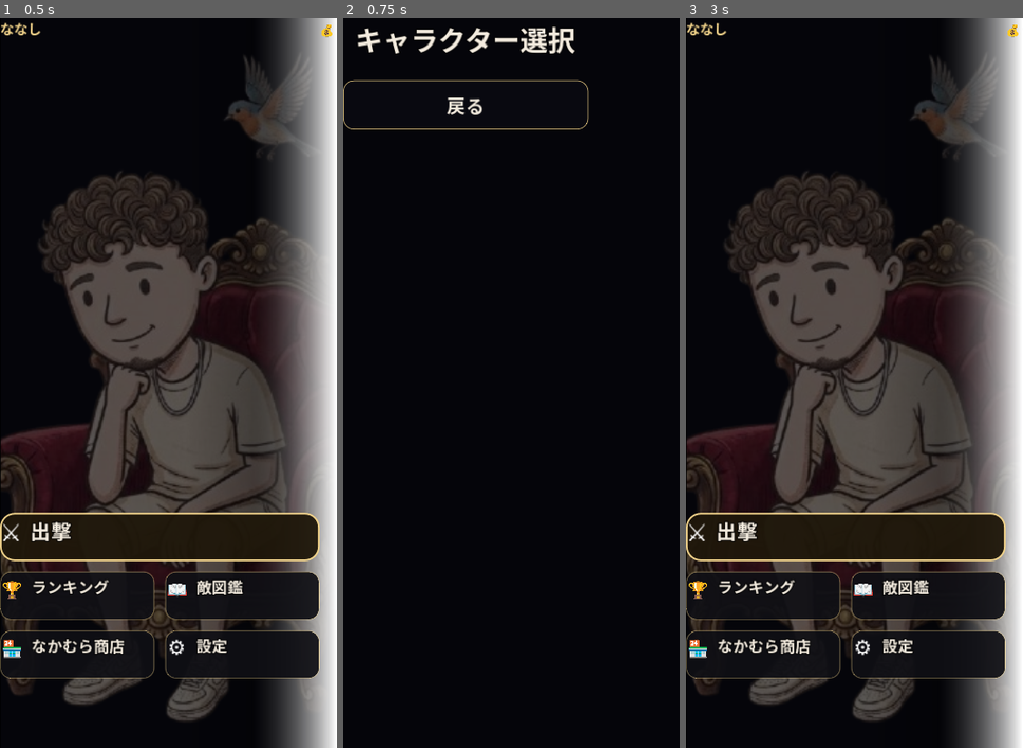
Above: before the commit, frames 1-3 (left to right).
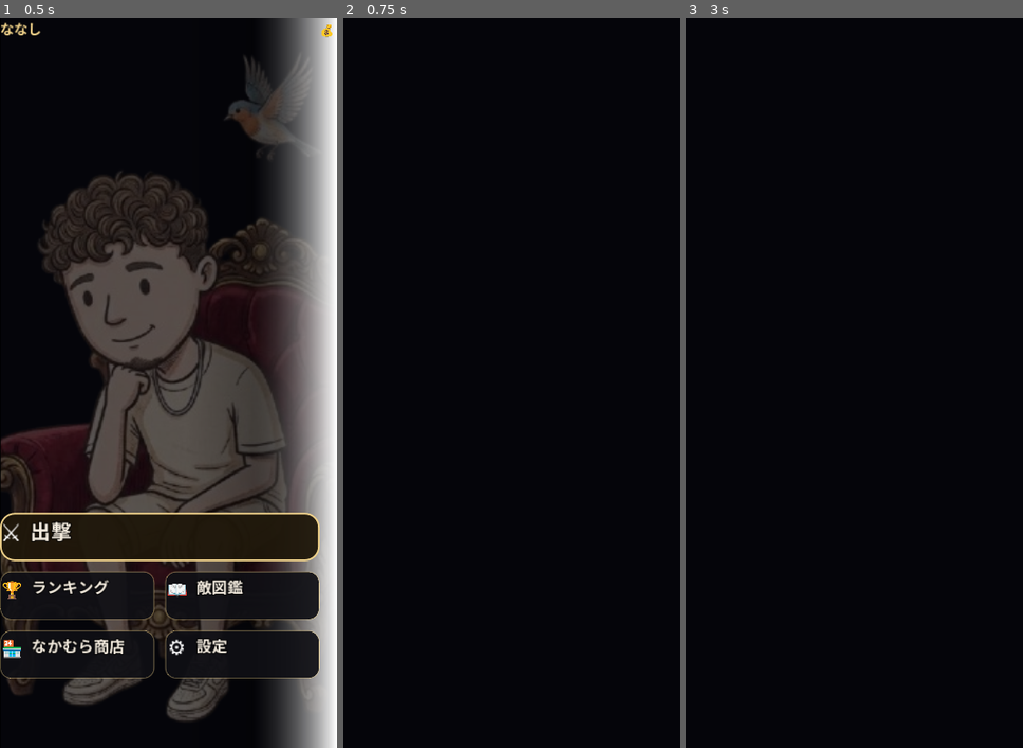
Above: after the commit, the same moments.

Repository: sudotti/inba-war
Game: Godot game, scene res://scenes/title.tscn
The game is run twice, just before and just after one commit, with the same random seed, the same clock (stepped at 60 frames per second) and the same inputs.
Inputs (mouse positions are in pixels of both pictures, inside the frame that each line leads up to):
- Up to frame 1 (0.5 s): no input
- Up to frame 2 (0.75 s): click (501, 536) at 0.5 s
- Up to frame 3 (3 s): click (803, 463) at 1.27 s; click (803, 514) at 2 s, where only the run before the commit has a clickable "出撃する"; click (807, 105) at 2.75 s, where only the run before the commit has a clickable "戻る"

Frame 1 is identical in both runs. In frame 2, 1.5% of the frame differs, in the area x 0-73%, y 1-16%; in frame 3, 53%, in the area x 0-100%, y 0-100%.
Error after the commit: Parse Error: Identifier "JavaScript" not declared in the current scope. (res://scripts/select_screen.gd:89)

Commit message:
Fix select_screen: proper window size detection for Web (JS) and desktop (DisplayServer)

Diff:
--- a/scripts/select_screen.gd
+++ b/scripts/select_screen.gd
@@ -26,11 +26,11 @@
 var _main_margin: MarginContainer
 var _main_container: Control
 var _rebuild_pending := false
+var _orientation_timer := 0.0
 
 
 func _ready() -> void:
-	# Initial orientation from viewport (fixed by stretch mode)
-	_is_portrait = UiFont.portrait(get_viewport().get_visible_rect().size)
+	_is_portrait = _get_current_orientation()
 
 	# Persistent background
 	var night := ColorRect.new()
@@ -53,20 +53,18 @@
 	_main_container.size_flags_horizontal = Control.SIZE_EXPAND_FILL
 	_main_margin.add_child(_main_container)
 
-	# Connect to viewport size changed for actual orientation changes
-	get_viewport().size_changed.connect(_on_viewport_resized)
-
 	_fill()
 	_build_closet()
 
 
-func _on_viewport_resized() -> void:
-	if _rebuild_pending:
+func _process(delta: float) -> void:
+	_orientation_timer -= delta
+	if _orientation_timer > 0.0:
 		return
-	# Viewport size changed (happens when stretch mode allows it)
-	var new_portrait := UiFont.portrait(get_viewport().get_visible_rect().size)
-	if new_portrait != _is_portrait:
-		_is_portrait = new_portrait
+	var current := _get_current_orientation()
+	if current != _is_portrait and not _rebuild_pending:
+		_is_portrait = current
+		_orientation_timer = 0.5  # Debounce
 		_rebuild_pending = true
 		call_deferred("_do_refill")
 
@@ -82,6 +80,33 @@
 	_rebuild_pending = false
 
 
+func _get_current_orientation() -> bool:
+	# Get actual window size (not viewport)
+	var win_size := Vector2.ZERO
+
+	# Web: use JavaScript to get browser window size
+	if OS.get_name() == "Web":
+		var js_result := JavaScript.eval("window.innerWidth + ',' + window.innerHeight")
+		if js_result is String:
+			var parts := js_result.split(",")
+			if parts.size() == 2:
+				win_size = Vector2(int(parts[0]), int(parts[1]))
+
+	# Desktop: use DisplayServer
+	if win_size == Vector2.ZERO:
+		var methods := DisplayServer.get_method_list()
+		for m in methods:
+			if m.name == "window_get_size":
+				win_size = DisplayServer.window_get_size()
+				break
+
+	# Fallback to viewport (fixed size in stretch mode)
+	if win_size == Vector2.ZERO:
+		win_size = get_viewport().get_visible_rect().size
+
+	return win_size.y > win_size.x
+
+
 func _fill() -> void:
 	# Title
 	var title := UiFont.label("キャラクター選択", 32, UiFont.PAPER)
@@ -105,7 +130,6 @@
 		content.size_flags_horizontal = Control.SIZE_EXPAND_FILL
 		content.size_flags_vertical = Control.SIZE_SHRINK_CENTER
 		scroll.add_child(content)
-		# No custom_minimum_size.x - let size_flags_horizontal=EXPAND_FILL handle width
 
 		for who in ORDER:
 			var card = _card(who)
Not shown, changed: docs/index.html
Not shown, changed: docs/index.pck
